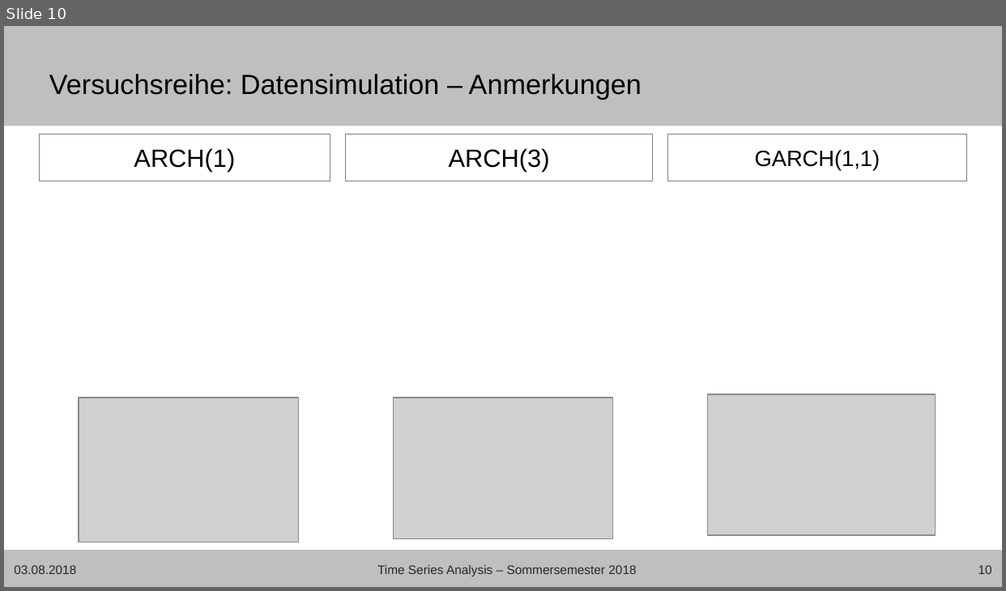
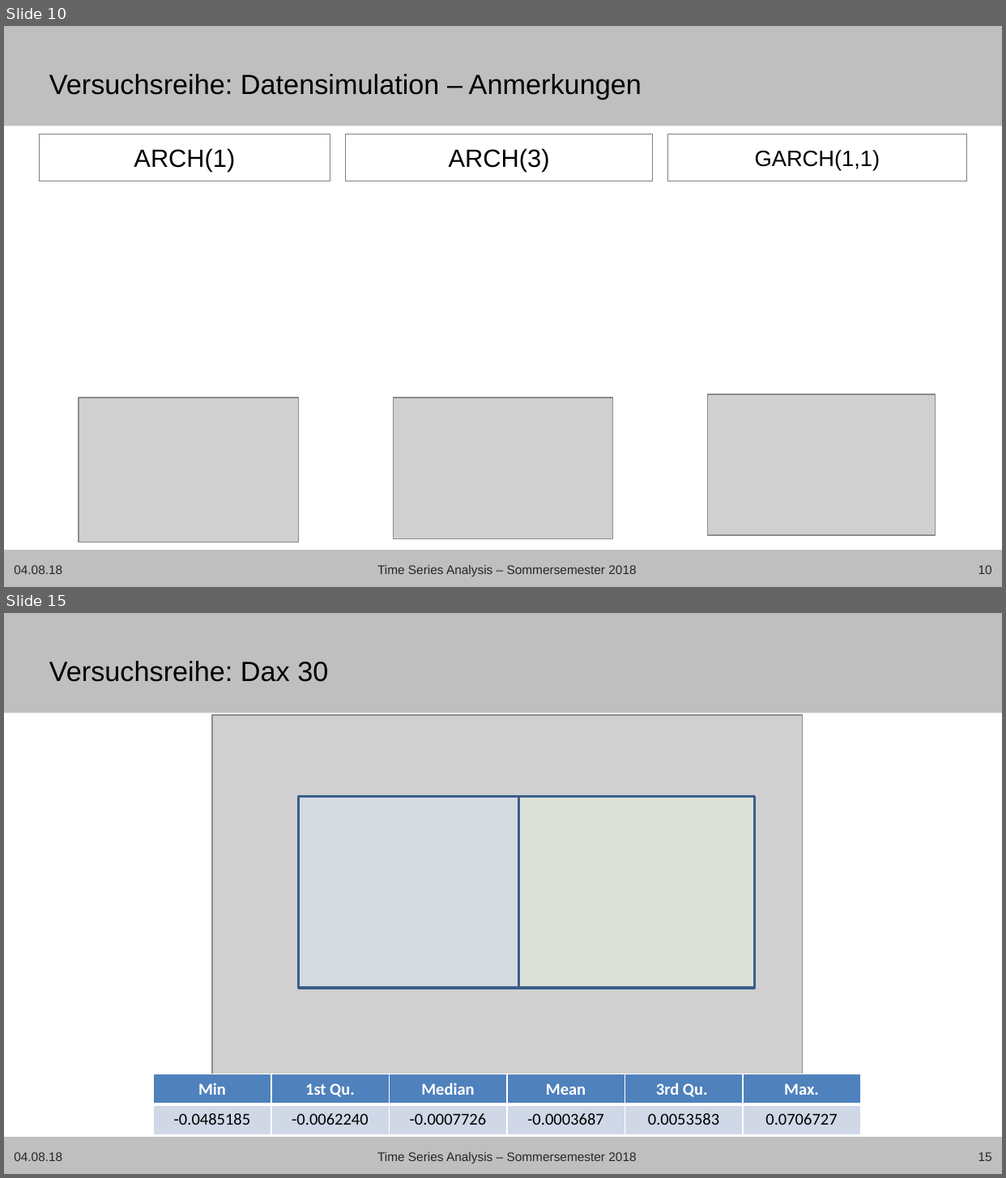
Before and after one commit to Janis90/time-series-anaysis, a slide deck: presentation/tsa_presentation_final.pptx. Shown one above the other, each under a label of ours: slide 10 before the commit, slides 10 and 15 after it; the slides between them are not shown. The pictures are 1006x591 and 1006x1178 pixels, drawn with LibreOffice and Linux fonts; fonts in the diff are those of the drawing; grey boxes stand for pictures; background and template pictures are left out. Boxes give left, top, right and bottom in pixels: in the first picture for what was removed or moved away, otherwise in the second. Text is boxed around its words. In the diff, an @@ line names an element or a change of style, - is before the commit and + after.

```diff
--- a/presentation/tsa_presentation_final.pptx
+++ b/presentation/tsa_presentation_final.pptx
@@ slide 15 added at box(4, 613, 1002, 1174), background #FFFFFF; not listed: 2 template elements that a slide beside it also shows @@
@@ title added at box(49, 661, 328, 682), 20 pt, text #000000 @@
+Versuchsreihe: Dax 30
@@ picture added at box(212, 715, 803, 1087) @@
@@ rectangle added at box(298, 797, 518, 988), fill #DCE6F2 at 50% opacity, outline #3A5F8C 2 pt @@
@@ rectangle added at box(519, 797, 754, 988), fill #EBF1DE at 50% opacity, outline #3A5F8C 2 pt @@
@@ table added at box(154, 1074, 860, 1134), 2 rows, 6 columns @@
+Min | 1st Qu. | Median | Mean | 3rd Qu. | Max.
+-0.0485185 | -0.0062240 | -0.0007726 | -0.0003687 | 0.0053583 | 0.0706727
@@ text added at box(14, 1152, 62, 1161), 9 pt, text #262626 @@
+04.08.18
@@ text added at box(377, 1152, 636, 1164), 9 pt, text #262626 @@
+Time Series Analysis – Sommersemester 2018
@@ page number added at box(978, 1152, 992, 1161), 9 pt, text #262626 @@
+15
@@ slide 10 changed as well @@
@@ text at box(14, 565, 62, 574): text changed @@
-03.08.2018
+04.08.18
```
Also in this commit, not shown: 14 other slides changed, 7 other slides added, 16 other files.
